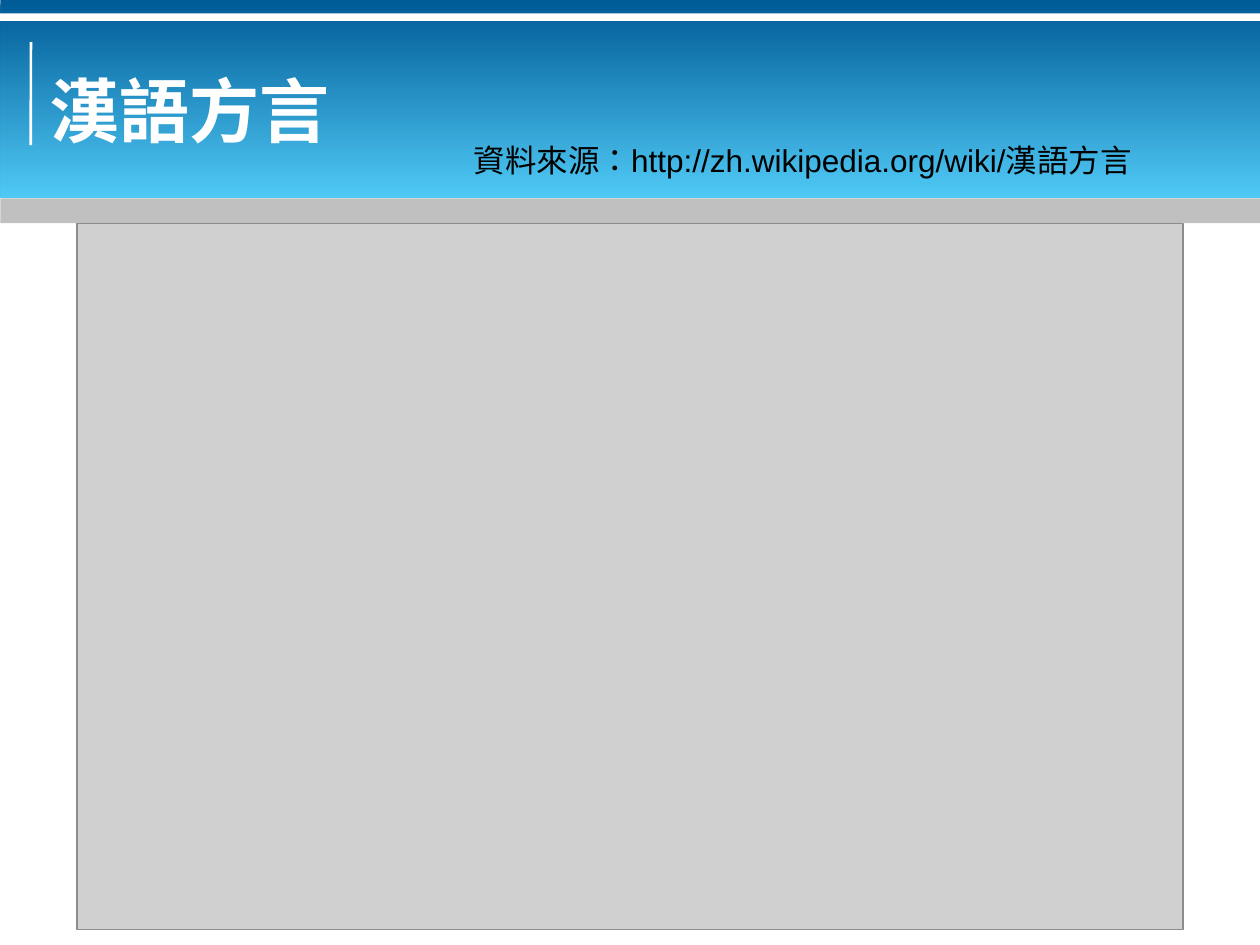
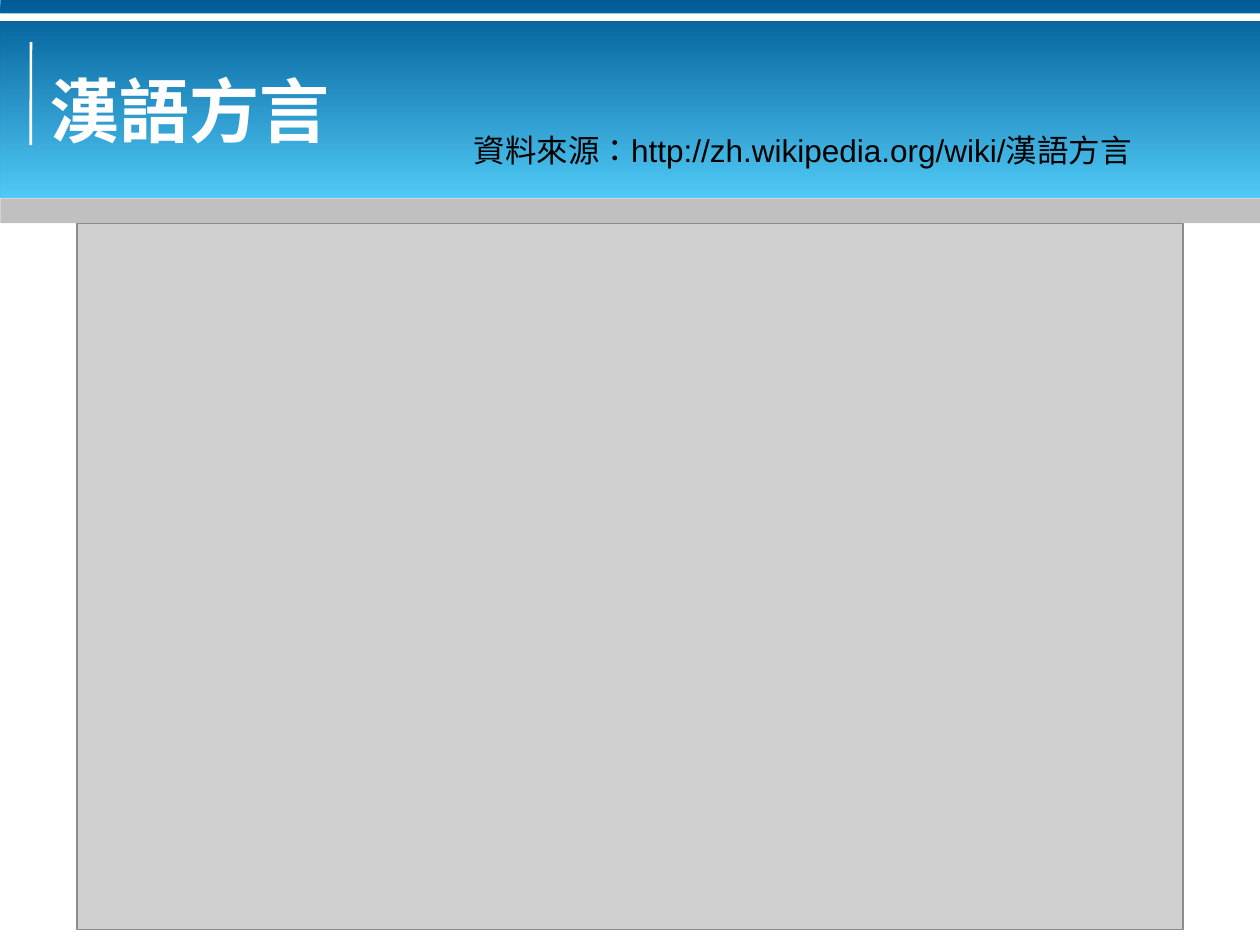
Before and after one commit to bluebat/.presentations, a slide deck: slide 9 of locales-for-chinese-dialects.odp. Drawn at 1260x945 pixels with LibreOffice and Linux fonts; fonts in the diff are those of the drawing; grey boxes stand for pictures; background and template pictures are left out. Boxes give left, top, right and bottom in pixels: in the first picture for what was removed or moved away, otherwise in the second. Text is boxed around its words. In the diff, an @@ line names an element or a change of style, - is before the commit and + after.

```diff
--- a/locales-for-chinese-dialects.odp
+++ b/locales-for-chinese-dialects.odp
@@ text "資料來源：http://zh.wikipedia.org/wiki/漢語方言": place and size @@
-text "資料來源：http://zh.wikipedia.org/wiki/漢語方言" at [474, 145, 1132, 179]
+text "資料來源：http://zh.wikipedia.org/wiki/漢語方言" at [474, 135, 1132, 169]
```
Also in this commit, not shown: 5 other slides changed, 1 slide removed, 1 other file.
